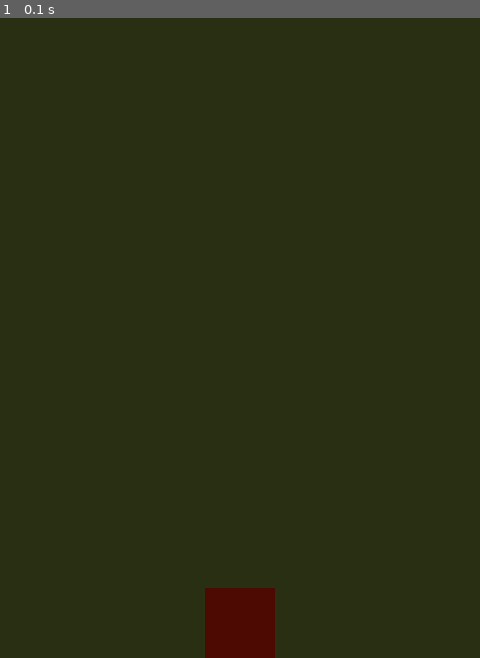
Above: before the commit, frame 1.
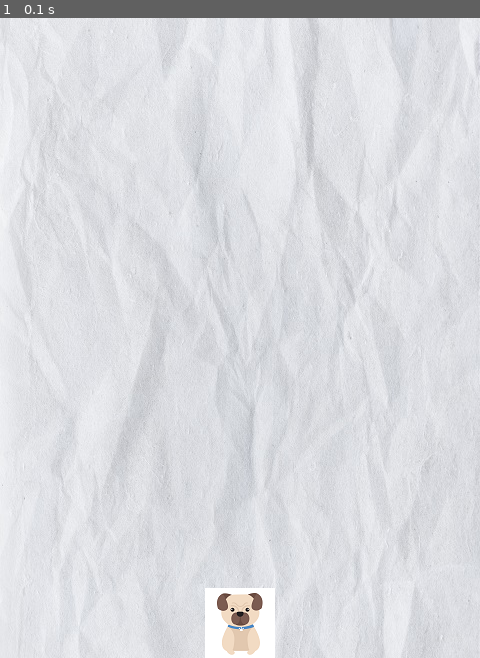
Above: after the commit, the same moment.

Repository: thals7/etc
Game: pygame game, started from 나도코딩/pygame_basic/3_main_sprite.py
Same seed, same stepped clock (60 frames per second), same inputs: the game is played once before the commit and once after it.
Inputs:
- Up to frame 1 (0.1 s): no input

The runs differ from the first frame. In frame 1, 100% of the frame differs, in the area x 0-100%, y 0-100%.

Commit message:
pygame quiz

Diff:
--- a/나도코딩/pygame_basic/3_main_sprite.py
+++ b/나도코딩/pygame_basic/3_main_sprite.py
@@ -10,7 +10,6 @@
 
 background = pygame.image.load("background.png")
 
-print(background)
 
 # 캐릭터(스프라이트) 불러오기
 character = pygame.image.load("C:/Users/dfjun/Workspace/somin_study/etc/나도코딩/pygame_basic/character.png")
--- a/나도코딩/pygame_basic/4_keyboard_event.py
+++ b/나도코딩/pygame_basic/4_keyboard_event.py
@@ -9,8 +9,6 @@
 pygame.display.set_caption("My Game")
 
 background = pygame.image.load("background.png")
-
-print(background)
 
 character = pygame.image.load("C:/Users/dfjun/Workspace/somin_study/etc/나도코딩/pygame_basic/character.png")
 character_size = character.get_rect().size
--- a/나도코딩/pygame_basic/5_frame_per_second.py
+++ b/나도코딩/pygame_basic/5_frame_per_second.py
@@ -13,7 +13,6 @@
 
 background = pygame.image.load("background.png")
 
-print(background)
 
 character = pygame.image.load("C:/Users/dfjun/Workspace/somin_study/etc/나도코딩/pygame_basic/character.png")
 character_size = character.get_rect().size
--- a/나도코딩/pygame_basic/6_collision.py
+++ b/나도코딩/pygame_basic/6_collision.py
@@ -11,8 +11,6 @@
 clock = pygame.time.Clock()
 
 background = pygame.image.load("background.png")
-
-print(background)
 
 character = pygame.image.load("C:/Users/dfjun/Workspace/somin_study/etc/나도코딩/pygame_basic/character.png")
 character_size = character.get_rect().size
@@ -28,9 +26,9 @@
 
 # 적 enemy 캐릭터
 enemy = pygame.image.load("C:/Users/dfjun/Workspace/somin_study/etc/나도코딩/pygame_basic/enemy.png")
-enemy_size = character.get_rect().size
-enemy_width = character_size[0]
-enemy_height = character_size[1]
+enemy_size = enemy.get_rect().size
+enemy_width = enemy_size[0]
+enemy_height = enemy_size[1]
 enemy_x_pos = (screen_width / 2) - (enemy_width / 2)
 enemy_y_pos = (screen_height / 2) - (enemy_height / 2)
 
--- /dev/null
+++ b/나도코딩/pygame_basic/Quiz.py
@@ -0,0 +1,94 @@
+# Quiz) 하늘에서 떨어지는 똥 피하기 게임을 만드시오
+
+import pygame
+import random
+
+pygame.init()
+
+screen_width = 480
+screen_height = 640
+screen = pygame.display.set_mode((screen_width, screen_height))
+
+pygame.display.set_caption("똥 피하기 게임")
+
+# FPS
+clock = pygame.time.Clock()
+
+# 1. 사용자 게임 초기화 (배경화면, 게임 이미지, 좌표, 속도, 폰트 등)
+
+# 배경화면
+background = pygame.image.load("C:/Users/dfjun/workspace/somin_study/etc/나도코딩/pygame_basic/background.png")
+# 캐릭터 불러오기
+character = pygame.image.load("C:/Users/dfjun/workspace/somin_study/etc/나도코딩/pygame_basic/character.png")
+character_size = character.get_rect().size
+character_width = character_size[0]
+character_height = character_size[1]
+character_x = (screen_width / 2) - (character_width / 2)
+character_y = screen_height - character_height
+
+character_speed = 0.6
+# enemy 불러오기
+enemy = pygame.image.load("C:/Users/dfjun/workspace/somin_study/etc/나도코딩/pygame_basic/enemy.png")
+enemy_size = enemy.get_rect().size
+enemy_width = enemy_size[0]
+enemy_height = enemy_size[1]
+enemy_x = random.randint(0,(screen_width-enemy_width))
+enemy_y = 0
+
+enemy_speed = 0.4
+
+# 이동할 좌표
+to_x = 0
+
+running = True
+while running:
+    dt = clock.tick(30)
+
+    # 2. 이벤트 처리 (키보드, 마우스 등)
+    for event in pygame.event.get():
+        if event.type == pygame.QUIT:
+            running = False
+
+    # 3. 게임 캐릭터 위치 정의
+        if event.type == pygame.KEYDOWN:
+            if event.key == pygame.K_LEFT:
+                to_x -= character_speed
+            elif event.key == pygame.K_RIGHT:
+                to_x += character_speed
+        if event.type == pygame.KEYUP:
+            if event.key == pygame.K_LEFT or event.key == pygame.K_RIGHT:
+                to_x = 0
+
+    character_x += to_x * dt
+    enemy_y += enemy_speed * dt
+
+    # 가로 경계값 처리
+    if character_x < 0:
+        character_x = 0
+    elif character_x > screen_width - character_width:
+        character_x = screen_width - character_width
+
+    if enemy_y >= screen_height:
+        enemy_x = random.randint(0,(screen_width-enemy_width))
+        enemy_y = 0
+
+    # 4. 충돌 처리
+    character_rect = character.get_rect()
+    character_rect.left = character_x
+    character_rect.top = character_y
+
+    enemy_rect = enemy.get_rect()
+    enemy_rect.left = enemy_x
+    enemy_rect.top = enemy_y
+
+    if character_rect.colliderect(enemy_rect):
+        print("Game Over")
+        running = False
+
+    # 5. 화면에 그리기
+    screen.blit(background, (0,0))
+    screen.blit(character, (character_x, character_y))
+    screen.blit(enemy, (enemy_x, enemy_y))
+    pygame.display.update()
+
+pygame.quit()
--- /dev/null
+++ b/나도코딩/pygame_basic/Quiz_2.py
@@ -0,0 +1,94 @@
+# Quiz) 하늘에서 떨어지는 똥 피하기 게임을 만드시오
+
+import pygame
+import random
+
+pygame.init()
+
+screen_width = 480
+screen_height = 640
+screen = pygame.display.set_mode((screen_width, screen_height))
+
+pygame.display.set_caption("똥 피하기 게임")
+
+# FPS
+clock = pygame.time.Clock()
+
+# 1. 사용자 게임 초기화 (배경화면, 게임 이미지, 좌표, 속도, 폰트 등)
+
+# 배경화면
+background = pygame.image.load("C:/Users/dfjun/workspace/somin_study/etc/나도코딩/pygame_basic/background.png")
+# 캐릭터 불러오기
+character = pygame.image.load("C:/Users/dfjun/workspace/somin_study/etc/나도코딩/pygame_basic/character.png")
+character_size = character.get_rect().size
+character_width = character_size[0]
+character_height = character_size[1]
+character_x = (screen_width / 2) - (character_width / 2)
+character_y = screen_height - character_height
+
+character_speed = 0.6
+# enemy 불러오기
+enemy = pygame.image.load("C:/Users/dfjun/workspace/somin_study/etc/나도코딩/pygame_basic/enemy.png")
+enemy_size = enemy.get_rect().size
+enemy_width = enemy_size[0]
+enemy_height = enemy_size[1]
+enemy_x = random.randint(0,(screen_width-enemy_width))
+enemy_y = 0
+
+enemy_speed = 0.4
+
+# 이동할 좌표
+to_x = 0
+
+running = True
+while running:
+    dt = clock.tick(30)
+
+    # 2. 이벤트 처리 (키보드, 마우스 등)
+    for event in pygame.event.get():
+        if event.type == pygame.QUIT:
+            running = False
+
+    # 3. 게임 캐릭터 위치 정의
+        if event.type == pygame.KEYDOWN:
+            if event.key == pygame.K_LEFT:
+                to_x -= character_speed
+            elif event.key == pygame.K_RIGHT:
+                to_x += character_speed
+        if event.type == pygame.KEYUP:
+            if event.key == pygame.K_LEFT or event.key == pygame.K_RIGHT:
+                to_x = 0
+
+    character_x += to_x * dt
+    enemy_y += enemy_speed * dt
+
+    # 가로 경계값 처리
+    if character_x < 0:
+        character_x = 0
+    elif character_x > screen_width - character_width:
+        character_x = screen_width - character_width
+
+    if enemy_y >= screen_height:
+        enemy_x = random.randint(0,(screen_width-enemy_width))
+        enemy_y = 0
+
+    # 4. 충돌 처리
+    character_rect = character.get_rect()
+    character_rect.left = character_x
+    character_rect.top = character_y
+
+    enemy_rect = enemy.get_rect()
+    enemy_rect.left = enemy_x
+    enemy_rect.top = enemy_y
+
+    if character_rect.colliderect(enemy_rect):
+        print("Game Over")
+        running = False
+
+    # 5. 화면에 그리기
+    screen.blit(background, (0,0))
+    screen.blit(character, (character_x, character_y))
+    screen.blit(enemy, (enemy_x, enemy_y))
+    pygame.display.update()
+
+pygame.quit()
Binary file changed: 나도코딩/pygame_basic/background.png
Binary file changed: 나도코딩/pygame_basic/character.png
Binary file changed: 나도코딩/pygame_basic/enemy.png
